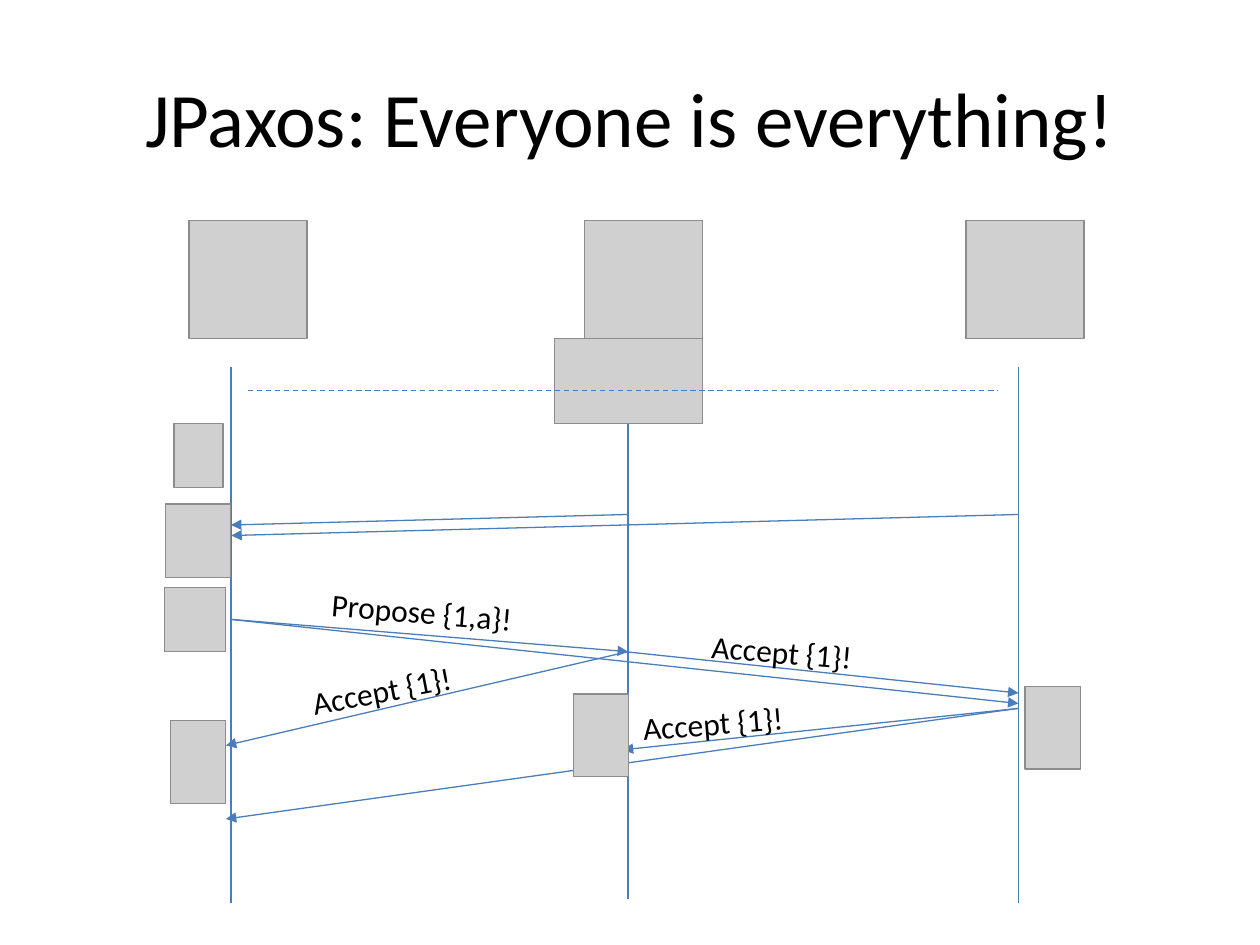
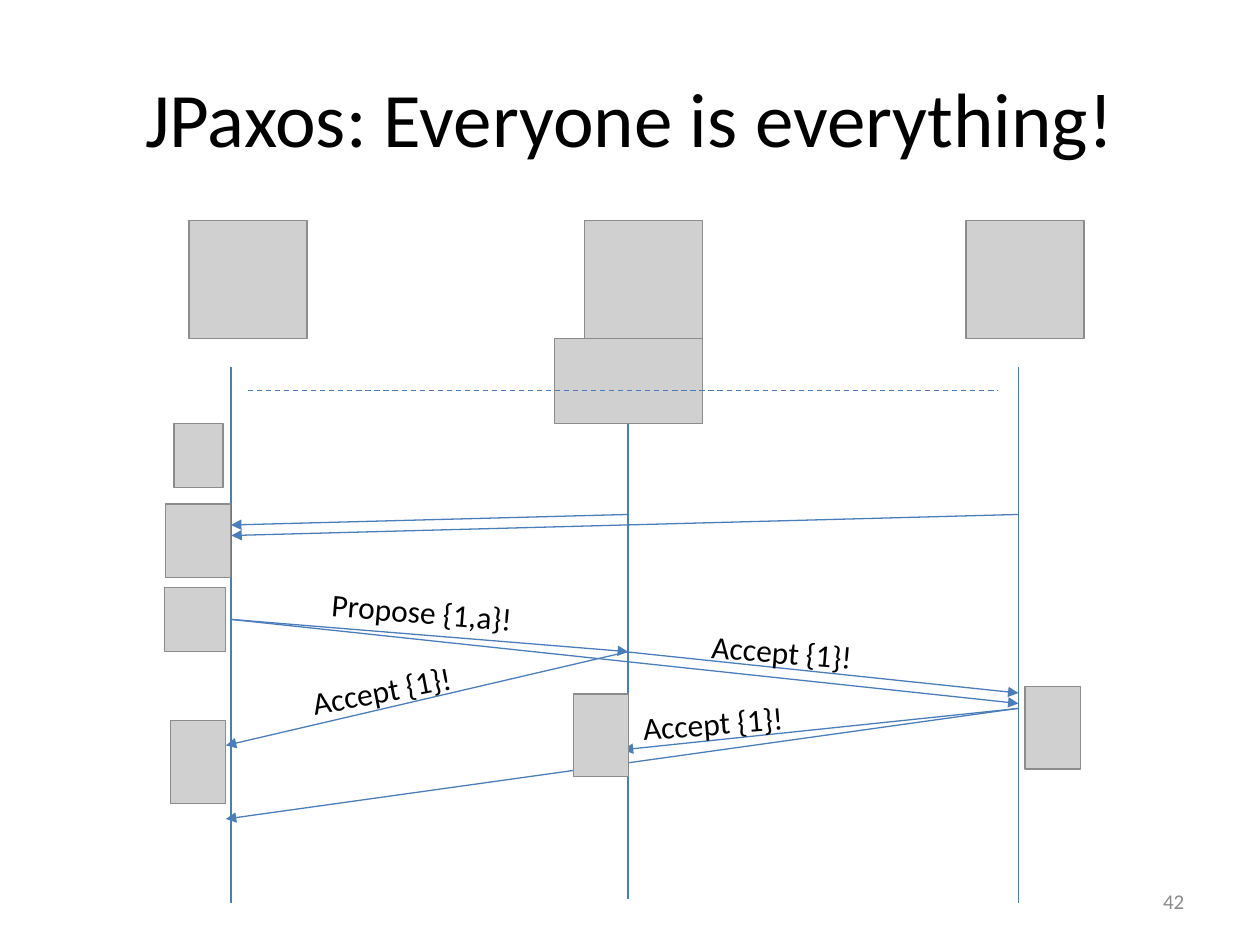
Before and after one commit to Slania/JPaxos-1, a slide deck: slide 42 of Paxos based directory updates for geo-replicated cloud storage.pptx (slide 41 before the commit). Drawn at 1260x945 pixels with LibreOffice and Linux fonts; fonts in the diff are those of the drawing; grey boxes stand for pictures. Boxes give left, top, right and bottom in pixels: in the first picture for what was removed or moved away, otherwise in the second. Text is boxed around its words. In the diff, an @@ line names an element or a change of style, - is before the commit and + after.

```diff
--- a/Paxos based directory updates for geo-replicated cloud storage.pptx
+++ b/Paxos based directory updates for geo-replicated cloud storage.pptx
@@ page number added at (1163, 895, 1184, 909), 12 pt, text #8C8C8C @@
+42
```
Also in this commit, not shown: 45 other slides changed, 1 slide added.
